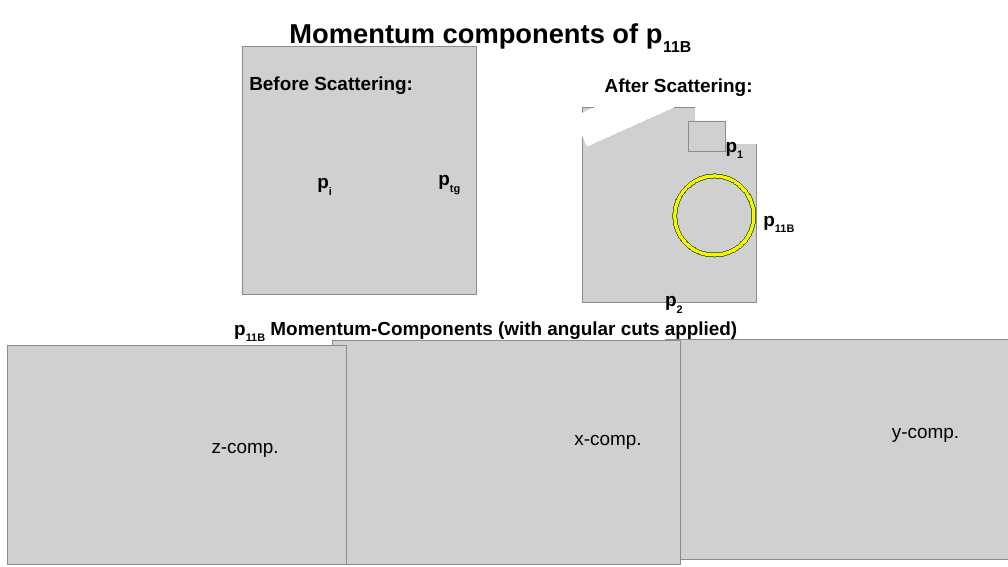
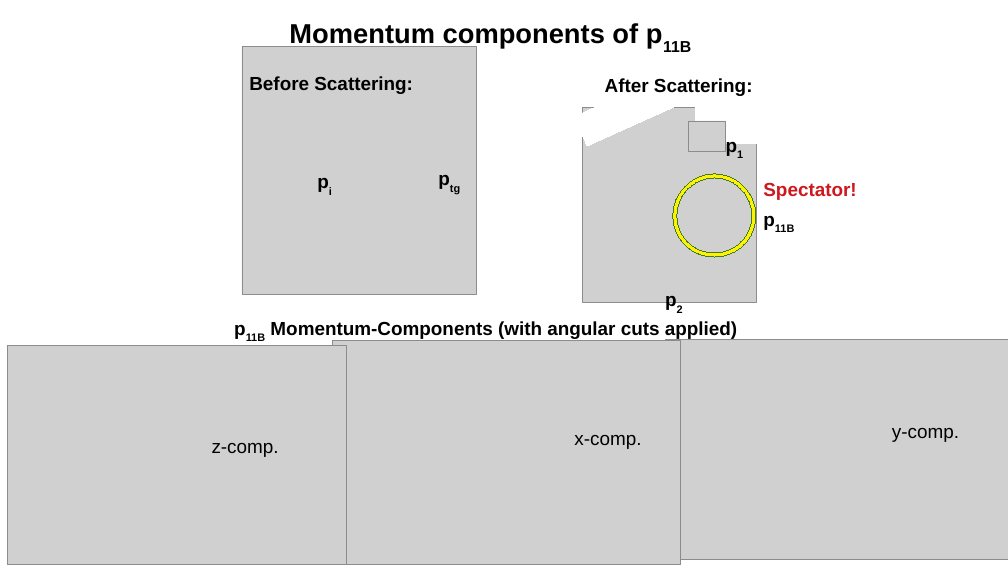
Before and after one commit to jenegger/2021_psi_pres, a slide deck: slide 16 of analysis.odp. Drawn at 1008x567 pixels with LibreOffice and Linux fonts; fonts in the diff are those of the drawing; grey boxes stand for pictures; background and template pictures are left out. Boxes give left, top, right and bottom in pixels: in the first picture for what was removed or moved away, otherwise in the second. Text is boxed around its words. In the diff, an @@ line names an element or a change of style, - is before the commit and + after.

```diff
--- a/analysis.odp
+++ b/analysis.odp
@@ text added at (x1=763, y1=182, x2=856, y2=200), 18 pt, text #CE181E, bold @@
+Spectator!
```
Also in this commit, not shown: 10 other slides changed, 1 slide added, 1 slide removed, 2 other files.
